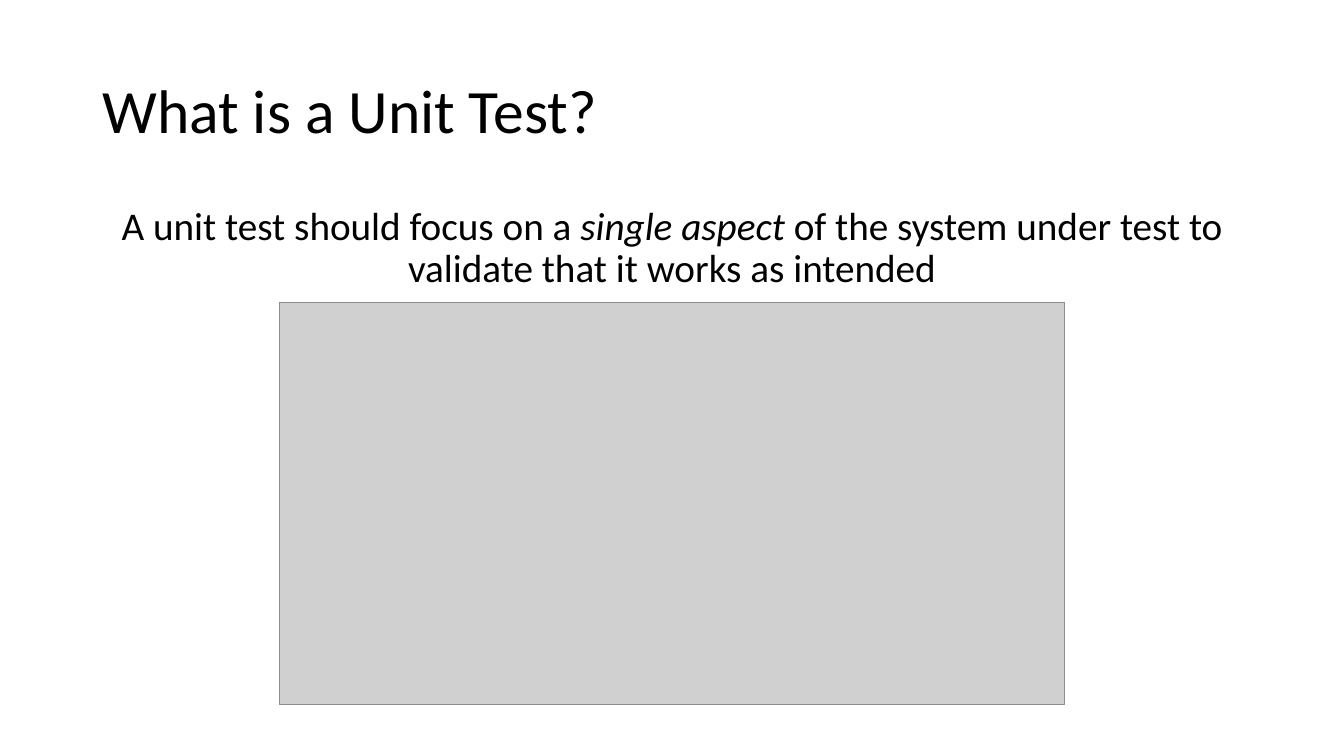
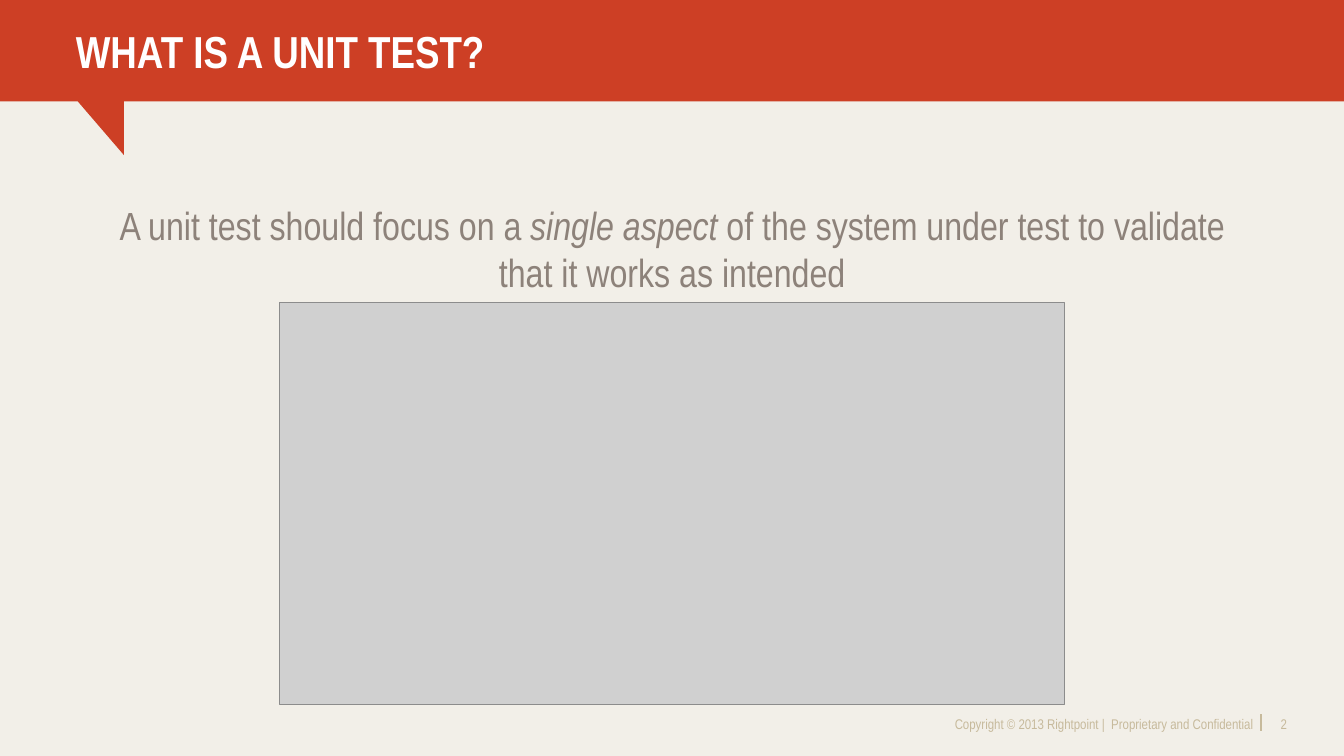
Before and after one commit to DrewNull/bff-unit-testing-in-mstest, a slide deck: slide 2 of BFF.UnitTestingInMSTest/BFF-UnitTestingInMSTest.pptx. Drawn at 1344x756 pixels with LibreOffice and Linux fonts; fonts in the diff are those of the drawing; grey boxes stand for pictures; background and template pictures are left out. Boxes give left, top, right and bottom in pixels: in the first picture for what was removed or moved away, otherwise in the second. Text is boxed around its words. In the diff, an @@ line names an element or a change of style, - is before the commit and + after.

```diff
--- a/BFF.UnitTestingInMSTest/BFF-UnitTestingInMSTest.pptx
+++ b/BFF.UnitTestingInMSTest/BFF-UnitTestingInMSTest.pptx
@@ background #FFFFFF to #F2EFE8 @@
@@ freeform shape added at <box>0,0,1344,155</box>, fill #CD3F25 @@
@@ title at <box>76,36,484,69</box>: text changed; size 44 to 32 pt; font Calibri to Arial Narrow; text colour #000000 to #FFFFFF; bold on @@
-What is a Unit Test?
+WHAT IS A UNIT TEST?
@@ text "A unit test should focus ..." at <box>120,211,1225,287</box>: font Calibri to Arial Narrow, text colour #000000 to #8D827A; line spacing 0.9 to 1; more space between paragraphs @@
@@ text added at <box>955,719,1253,732</box>, 10 pt, text #C7BA9C @@
+Copyright © 2013 Rightpoint | Proprietary and Confidential
@@ line added from (1261, 715) to (1261, 732), #C7BA9C 1 pt @@
@@ page number added at <box>1281,719,1287,729</box>, 10 pt, text #C7BA9C @@
+2
```
Also in this commit, not shown: 10 other slides changed, 8 slides added, 2 slides removed.
